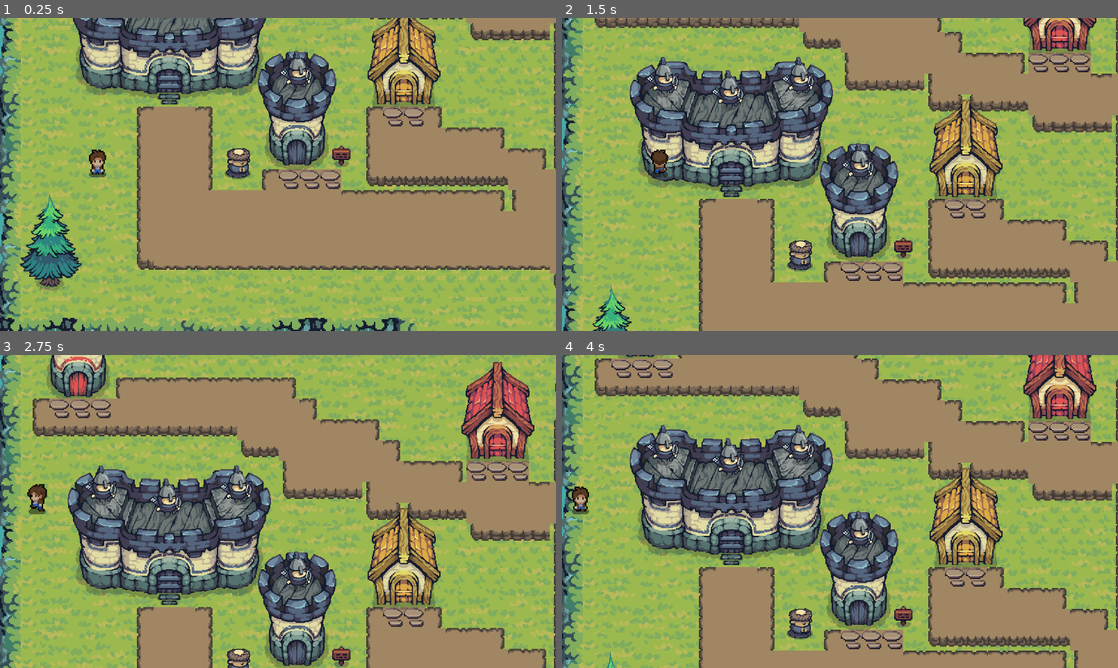
Above: before the commit, frames 1-4 (two rows, left to right).
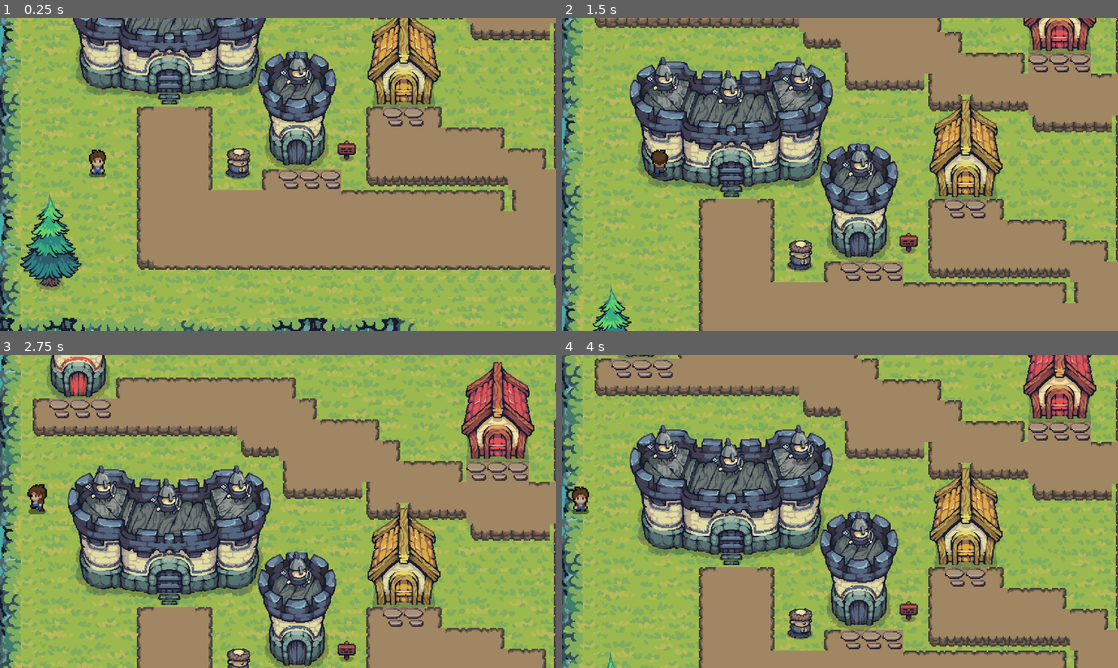
Above: after the commit, the same moments.

Repository: johanpq/game_godot
Game: Godot game, scene res://Scenario/scenario.tscn
The game is run twice, just before and just after one commit, with the same random seed, the same clock (stepped at 60 frames per second) and the same inputs. This scene is started directly instead of the project's main scene.
Inputs:
- Up to frame 1 (0.25 s): no input
- Up to frame 2 (1.5 s): hold W (move_up) from 0.53 s (still down); tap P (attack) at 0.6 s; tap F (get_item) at 1.35 s
- Up to frame 3 (2.75 s): release W (move_up) at 2.03 s; hold A (move_left) from 2.03 s (still down); tap I (mural_quests) at 2.1 s
- Up to frame 4 (4 s): tap P (attack) at 2.85 s; release A (move_left) at 3.53 s; hold S (move_down) from 3.53 s (still down); tap F (get_item) at 3.6 s

The runs differ from the first frame. In frame 1, 0.2% of the frame differs, in the area x 59-64%, y 39-48%; in frame 2, 0.2%, in the area x 59-64%, y 68-77%; in frame 3, 0.2%; in frame 4, 0.2%.

Commit message:
feat: changed layout of the warming painel in NPC and added typewriter effect

Diff:
--- a/Scenario/scenario.tscn
+++ b/Scenario/scenario.tscn
@@ -139,7 +139,7 @@
 sprite_frames = SubResource("SpriteFrames_ckxih")
 
 [node name="Warming" parent="." instance=ExtResource("6_0rbo8")]
-position = Vector2(119, 142)
+position = Vector2(8, 112)
 
 [node name="Character" parent="." instance=ExtResource("4_1eo50")]
 position = Vector2(37, 161)
--- a/npc/npc.tscn
+++ b/npc/npc.tscn
@@ -7,6 +7,21 @@
 
 [sub_resource type="RectangleShape2D" id="RectangleShape2D_66myh"]
 size = Vector2(20, 26)
+
+[sub_resource type="StyleBoxFlat" id="StyleBoxFlat_nhy3c"]
+content_margin_left = 2.0
+bg_color = Color(0, 0, 0, 1)
+border_width_left = 1
+border_width_top = 1
+border_width_right = 1
+border_width_bottom = 1
+border_color = Color(0.941165, 0.955695, 0.996583, 1)
+border_blend = true
+corner_radius_top_left = 5
+corner_radius_top_right = 5
+corner_radius_bottom_right = 5
+corner_radius_bottom_left = 5
+shadow_size = 3
 
 [node name="Npcs" type="Node2D" node_paths=PackedStringArray("labelKeyboard", "mural_npc", "title_mural", "text_mural")]
 script = ExtResource("1_66myh")
@@ -37,18 +52,18 @@
 [node name="CanvasLayer" type="CanvasLayer" parent="Npc/Area2D"]
 
 [node name="Mural" type="PanelContainer" parent="Npc/Area2D/CanvasLayer"]
-visible = false
 offset_right = 77.0
 offset_bottom = 43.0
+theme_override_styles/panel = SubResource("StyleBoxFlat_nhy3c")
 
 [node name="Title" type="RichTextLabel" parent="Npc/Area2D/CanvasLayer/Mural"]
 layout_mode = 2
-theme_override_font_sizes/normal_font_size = 9
-text = "Default"
+theme_override_font_sizes/normal_font_size = 7
+text = "tseste"
 
 [node name="Text" type="RichTextLabel" parent="Npc/Area2D/CanvasLayer/Mural"]
 layout_mode = 2
-theme_override_font_sizes/normal_font_size = 6
+theme_override_font_sizes/normal_font_size = 5
 text = "default"
 horizontal_alignment = 1
 vertical_alignment = 1
--- a/npc/script/npcs.gd
+++ b/npc/script/npcs.gd
@@ -7,6 +7,13 @@
 	"Preciso que você colete o lixo da vila.",
 	"Volte aqui quando terminar!"
 ]
+
+var typing_speed := 0.03  # tempo entre letras (em segundos)
+var typing_timer := 0.0
+var full_text := ""
+var current_text := ""
+var is_typing := false
+
 
 @export var sprite_frames: SpriteFrames
 @export var animation_name: String = "default"
@@ -85,10 +92,14 @@
 func _show_current_dialogue():
 	if dialogues.size() > 0 and dialogue_index < dialogues.size():
 		title_mural.text = name_npc
-		text_mural.text = dialogues[dialogue_index]
+		full_text = dialogues[dialogue_index]
+		current_text = ""
+		text_mural.text = ""
+		is_typing = true
+		typing_timer = 0.0
 	else:
-		# se não tiver mais falas, fecha
 		_close_dialogue()
+
 
 # Vai para a próxima fala
 func _next_dialogue():
@@ -124,5 +135,15 @@
 	_close_dialogue()
 
 func _process(_delta: float) -> void:
+	if is_typing:
+		typing_timer += _delta
+	if typing_timer >= typing_speed:
+		typing_timer = 0.0
+		if current_text.length() < full_text.length():
+			current_text += full_text[current_text.length()]
+			text_mural.text = current_text
+		else:
+			is_typing = false
+
 	if player_in_area and Input.is_action_just_pressed("mural_quests"):
 		toggle_dialogue()
--- a/warming/script/warming.gd
+++ b/warming/script/warming.gd
@@ -1,5 +1,6 @@
 extends Node2D
 
+@export var text: Array[String] = []
 
 # Called when the node enters the scene tree for the first time.
 func _ready() -> void:
@@ -9,3 +10,7 @@
 # Called every frame. 'delta' is the elapsed time since the previous frame.
 func _process(delta: float) -> void:
 	pass
+
+
+func in_area(body: Node2D) -> void:
+	pass # Replace with function body.
--- a/warming/warming.tscn
+++ b/warming/warming.tscn
@@ -159,19 +159,29 @@
 [sub_resource type="TileSet" id="TileSet_niau1"]
 sources/0 = SubResource("TileSetAtlasSource_vetjd")
 
+[sub_resource type="RectangleShape2D" id="RectangleShape2D_vetjd"]
+size = Vector2(6, 5)
+
 [sub_resource type="RectangleShape2D" id="RectangleShape2D_61lah"]
 size = Vector2(6, 5)
 
 [node name="Warming" type="Node2D"]
 script = ExtResource("1_vetjd")
 
-[node name="StaticBody2D" type="StaticBody2D" parent="."]
+[node name="Area2D" type="Area2D" parent="."]
 
-[node name="TileMapLayer" type="TileMapLayer" parent="StaticBody2D"]
+[node name="StaticBody2D" type="StaticBody2D" parent="Area2D"]
+position = Vector2(113, 28)
+
+[node name="TileMapLayer" type="TileMapLayer" parent="Area2D/StaticBody2D"]
 scale = Vector2(0.5, 0.5)
 tile_map_data = PackedByteArray(0, 0, 1, 0, 1, 0, 0, 0, 2, 0, 12, 0, 0, 0)
 tile_set = SubResource("TileSet_niau1")
 
-[node name="CollisionShape2D" type="CollisionShape2D" parent="StaticBody2D"]
+[node name="CollisionShape2D" type="CollisionShape2D" parent="Area2D/StaticBody2D"]
 position = Vector2(12, 10.5)
+shape = SubResource("RectangleShape2D_vetjd")
+
+[node name="CollisionShape2D" type="CollisionShape2D" parent="Area2D"]
+position = Vector2(125, 38.5)
 shape = SubResource("RectangleShape2D_61lah")
Not shown: 1 places in npc/npc.tscn that only renumber resources
Not shown: 1 places in warming/warming.tscn that only renumber resources
